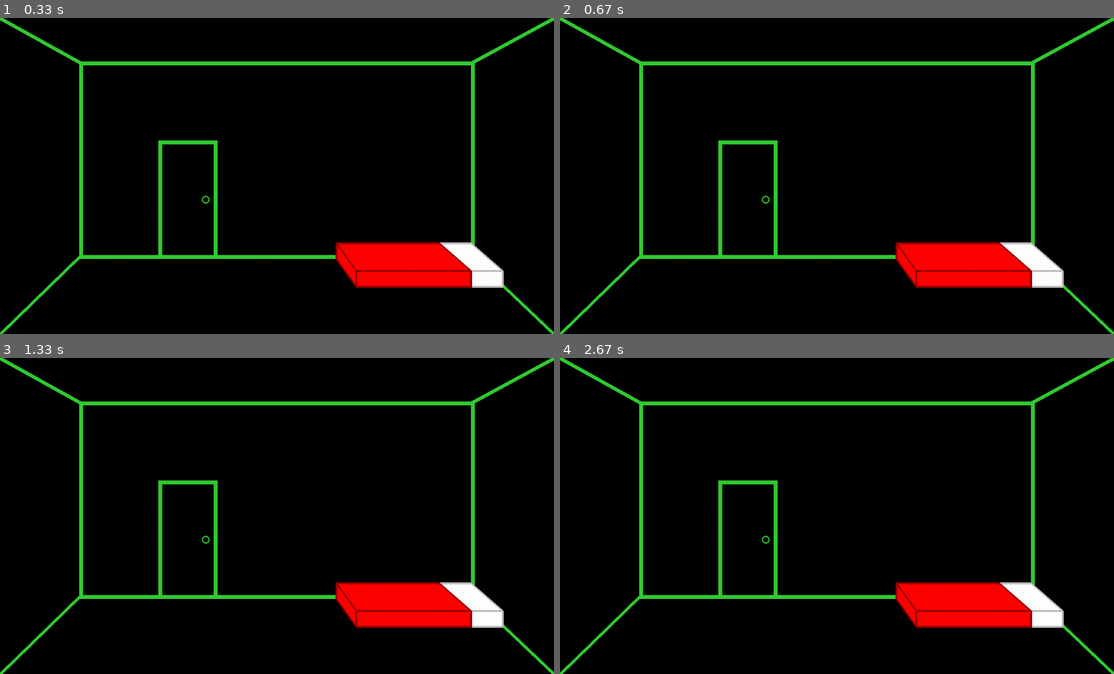
Above: before the commit, frames 1-4 (two rows, left to right).
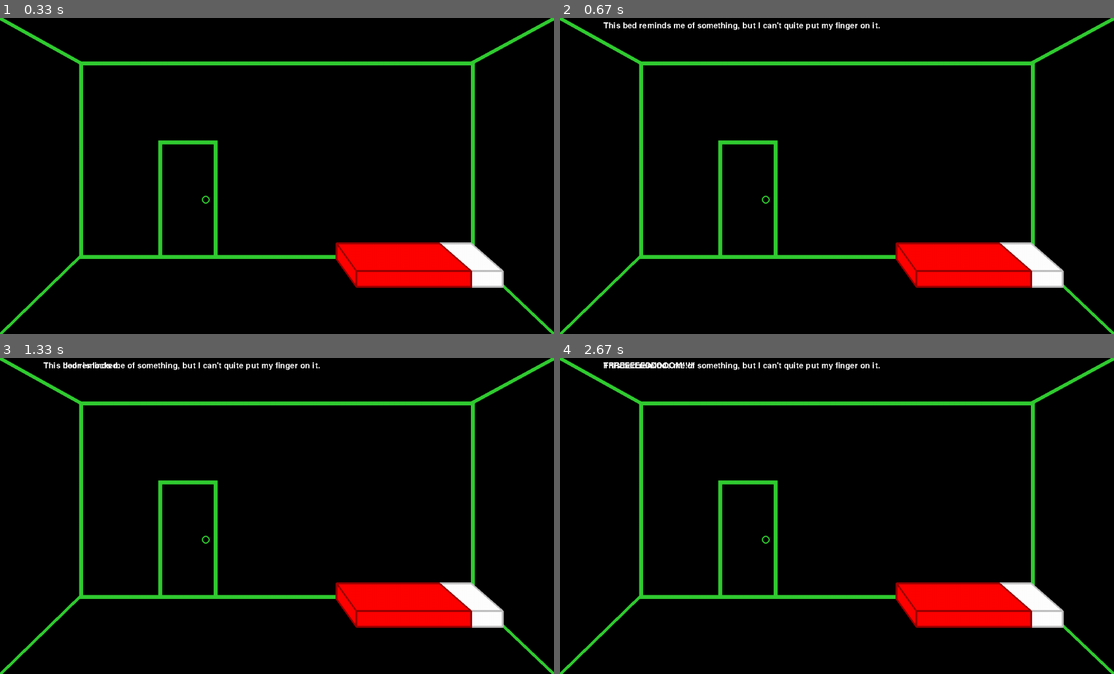
Above: after the commit, the same moments.

Repository: Prelude14/ERS_Pygame
Game: pygame game, started from hello.py
The game is run twice, just before and just after one commit, with the same random seed, the same clock (stepped at 60 frames per second) and the same inputs.
Inputs (mouse positions are in pixels of both pictures, inside the frame that each line leads up to):
- Up to frame 1 (0.33 s): no input
- Up to frame 2 (0.67 s): click (981, 264) at 0.38 s
- Up to frame 3 (1.33 s): click (188, 538) at 0.72 s; click (421, 604) at 1.05 s
- Up to frame 4 (2.67 s): click (692, 399) at 1.38 s; click (809, 506) at 2.22 s; click (981, 604) at 2.55 s

Frame 1 is identical in both runs. In frame 2, 0.5% of the frame differs, in the area x 7-58%, y 1-4%; in frame 3, 0.6%; in frame 4, 0.6%.

Commit message:
Update hello.py

Diff:
--- a/hello.py
+++ b/hello.py
@@ -27,34 +27,70 @@
 
 clock = pygame.time.Clock()
 
-def text_render(mx,my):
-        if 400<=mx<=550 and 310<=my<=610:#door
-                text = GAME_FONT.render("Hello there, welcome to ERS!", False, (255, 255, 255))
-                #while countdown(20) != True:
-                screen.blit(text, (215, 122))
-                pygame.display.update()
-        elif 850<=mx<=1270 and 570<=my<=680:#bed
-                text = GAME_FONT.render("This bed reminds me of something, but I can't quite put my finger on it.", False, (255, 255, 255))
-                #while countdown(20) != True:
-                screen.blit(text, (215, 122))
-                pygame.display.update()
-        elif 610<=mx<=640 and 350<=my<=410:#key
-                text = GAME_FONT.render("FFRREEEEDOM!", False, (255, 255, 255))
-                #while countdown(20) != True:
-                screen.blit(text, (215, 122))
-                pygame.display.update()
-        elif 0<=mx<=1400 and 0<=my<=115:#ceiling
-                text = GAME_FONT.render("That's weird, there are no lights in this room.", False, (255, 255, 255))
-                #while countdown(20) != True:
-                screen.blit(text, (215, 122))
-                pygame.display.update()
-        else: pass
+press_dict = {'bed': {'mx_min': 850, 'mx_max': 1270, 'my_min': 570, 'my_max': 680,
+                      'text': GAME_FONT.render("This bed reminds me of something, but I can't quite put my finger on it.", False, (255, 255, 255))},
+                'door': {'mx_min': 400, 'mx_max': 550, 'my_min': 310, 'my_max': 610,
+                      'text': GAME_FONT.render("This door is locked.", False, (255, 255, 255))},
+                'key': {'mx_min': 610, 'mx_max': 640, 'my_min': 350, 'my_max': 410,
+                      'text': GAME_FONT.render("FRREEEEEDDOOOM!!!!", False, (255, 255, 255))},
+                'ceiling': {'mx_min': 0, 'mx_max': 1400, 'my_min': 0, 'my_max': 115,
+                      'text': GAME_FONT.render("That's weird, there are no lights in this room.", False, (255, 255, 255))}
+}
 
-def countdown(n):
-        while n > 0:
-                n = n - 1
-        if n == 0:
-                return True
+
+# This text render queue will hold a dict with the text object to be displayed
+# as well as the number of game ticks it will be displayed
+text_render_queue = {}
+
+def button_press(mx,my,text_render_queue,press_dict=press_dict):
+        """Function that checks coords of mouse click against dictionary
+        of known events and then adds them to the render queue
+
+        modifies press_dict"""
+
+        for key in press_dict:
+                if press_dict[key]['mx_min']<=mx<=press_dict[key]['mx_max'] and press_dict[key]['my_min']<=my<=press_dict[key]['my_max']:
+                        #print('caught the button press {}'.format(key))
+                        text_render_queue[key] = {'text':press_dict[key]['text'],
+                                                  'ticks':50,
+                                                  # we could add more properties either constant
+                                                  # or specific to interaction
+                                                  }
+
+# This contains the actions and locations for all interaction related to clicking
+# Will likely need better key names, or unique keys. This might also all be
+# better done using object, but I will let you decide.
+# press_dict contains dictionaires of the expected format:
+# {'mx_min': ,
+#  'mx_max': ,
+#  'my_min': ,
+#  'my_max': ,
+#  'text': ,
+#  #'ticks':200, # this could also be specified specifically for each interaction
+# }
+
+
+def render_text(text_render_queue):
+        del_list = []
+        for key in text_render_queue:
+                if text_render_queue[key]['ticks'] >= 0:
+                        # render text to screen
+                        screen.blit(text_render_queue[key]['text'],
+                                    (110,10) )
+                        # decrease the number of ticks left
+                        text_render_queue[key]['ticks'] -= 1
+                        # This seems redundant, I suspect we can
+                        # move it outside the for-loop
+                        pygame.display.update()
+                else:
+                        # Remove that entry from the queue
+                        # text_render_queue.pop(key)
+                        # This doesn't actually work, Error:
+                        # RuntimeError: dictionary changed size during iteration
+                        del_list.append(key)
+        ## cleanup
+        # Use list comprehension to loop fast
+        [text_render_queue.pop(key) for key in del_list]
 
 while not done:
 
@@ -112,7 +148,12 @@
                         is_blue = not is_blue
                 if event.type == pygame.MOUSEBUTTONDOWN:
                         mx, my = pygame.mouse.get_pos()
-                        text_render(mx,my)
+                        button_press(mx,my,text_render_queue)
+
+
+        # render text in the queue
+        render_text(text_render_queue)
+        print('text_render_queue:',text_render_queue)
 
         pygame.display.flip()
         clock.tick(60)
